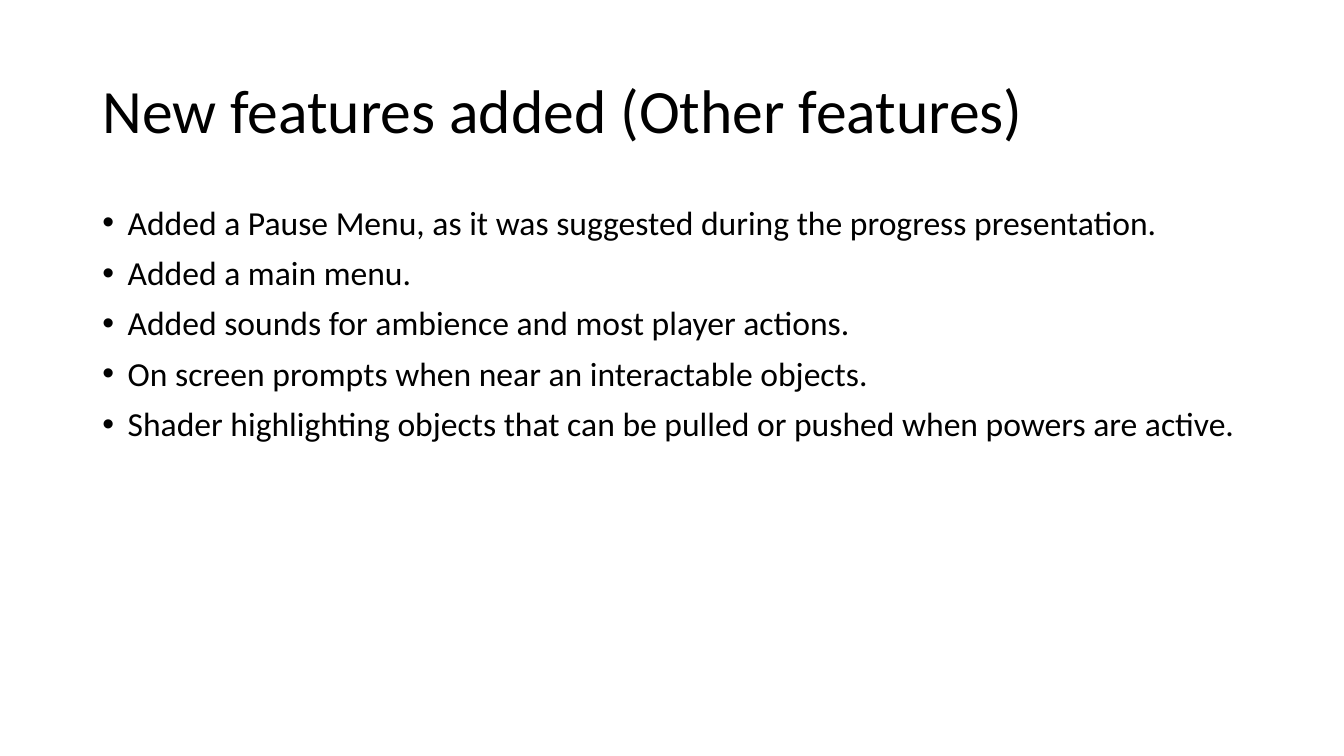
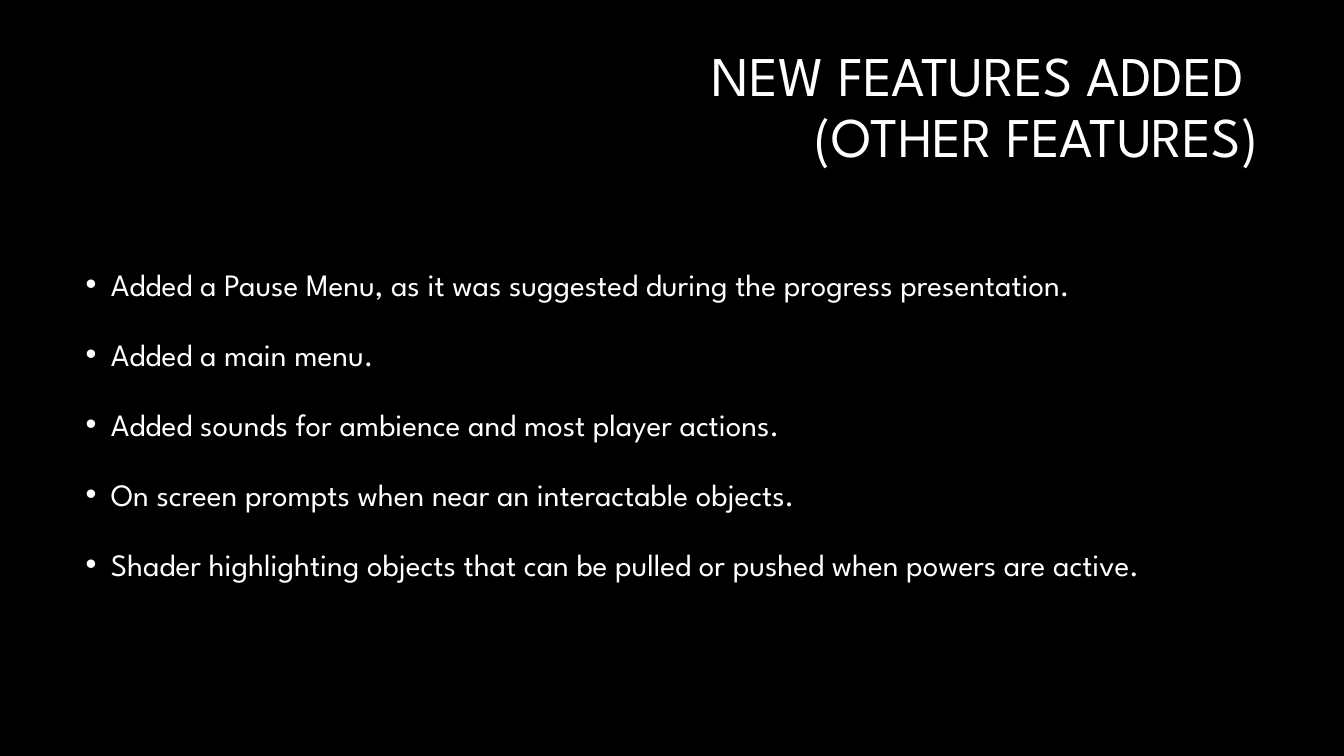
Before and after one commit to christian-plourde/COMP376-Project, a slide deck: slide 5 of Final demo presentation/Mistborn Ragnarok.pptx. Drawn at 1344x756 pixels with LibreOffice and Linux fonts; fonts in the diff are those of the drawing; background and template pictures are left out. Boxes give left, top, right and bottom in pixels: in the first picture for what was removed or moved away, otherwise in the second. Text is boxed around its words. In the diff, an @@ line names an element or a change of style, - is before the commit and + after.

```diff
--- a/Final demo presentation/Mistborn Ragnarok.pptx
+++ b/Final demo presentation/Mistborn Ragnarok.pptx
@@ background #FFFFFF to #000000 @@
@@ title at (x1=712, y1=58, x2=1259, y2=168): text changed; size 44 to 40 pt; font Calibri to League Spartan; text colour #000000 to #FFFFFF @@
-New features added (Other features)
+NEW FEATURES ADDED
+(OTHER FEATURES)
@@ text "Added a Pause Menu, as ..." moved from (x1=128, y1=211, x2=1234, y2=442) to (x1=111, y1=274, x2=1139, y2=583) @@
@@ text "Added a Pause Menu, as ..." at (x1=111, y1=274, x2=1139, y2=583): size 24 to 22.2 pt, font Calibri to League Spartan, text colour #000000 to #FFFFFF; line spacing 0.9 to 1.5 @@
```
Also in this commit, not shown: 5 other slides changed.
